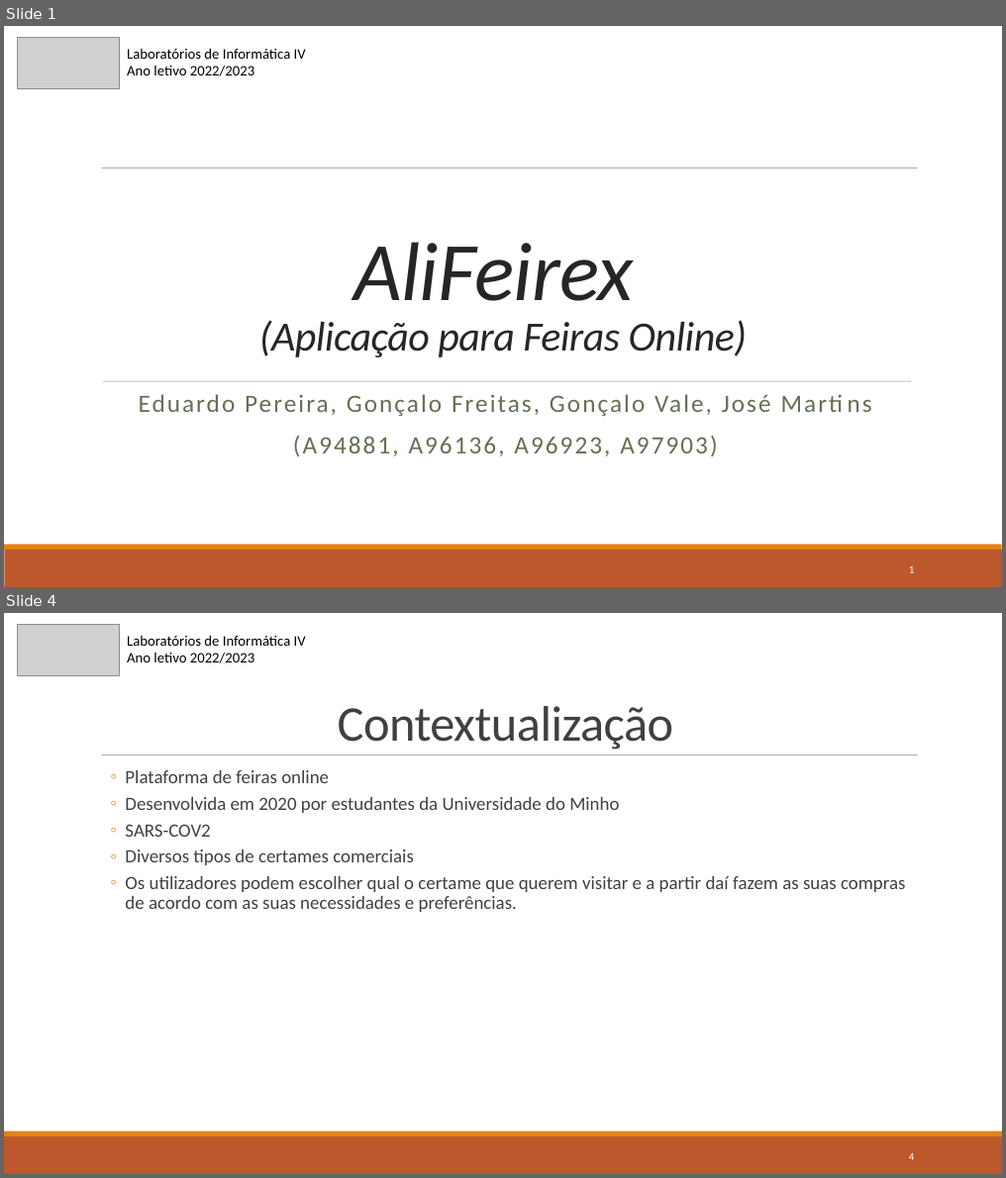
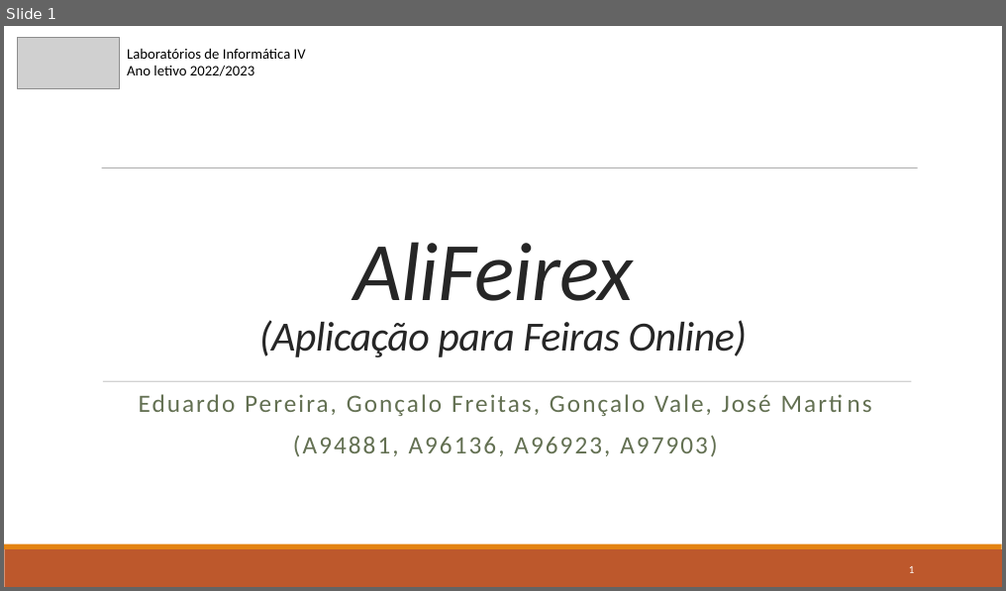
Before and after one commit to gugafreitas/LEI, a slide deck: 3rd/LI4/Entregas Intermédias/Checkpoint1.pptx. Shown one above the other, each under a label of ours: slides 1 and 4 before the commit, slide 1 after it; the slides between them are not shown. The pictures are 1006x1178 and 1006x591 pixels, drawn with LibreOffice and Linux fonts; fonts in the diff are those of the drawing; grey boxes stand for pictures. Boxes give left, top, right and bottom in pixels: in the first picture for what was removed or moved away, otherwise in the second. Text is boxed around its words. In the diff, an @@ line names an element or a change of style, - is before the commit and + after.

```diff
--- a/3rd/LI4/Entregas Intermédias/Checkpoint1.pptx
+++ b/3rd/LI4/Entregas Intermédias/Checkpoint1.pptx
@@ slide 4 removed at [4, 613, 1002, 1174], background #FFFFFF; not listed: 3 template elements that a slide beside it also shows @@
@@ picture removed at [18, 624, 119, 675] @@
@@ text removed at [127, 635, 306, 663] @@
-Laboratórios de Informática IV
-Ano letivo 2022/2023
@@ title removed at [338, 706, 673, 750] @@
-Contextualização
@@ text removed at [125, 770, 905, 912] @@
-◦ Plataforma de feiras online
-◦ Desenvolvida em 2020 por estudantes da Universidade do Minho
-◦ SARS-COV2
-◦ Diversos tipos de certames comerciais
-◦ Os utilizadores podem escolher qual o certame que querem visitar e a partir daí fazem as suas compras de acordo com as suas necessidades e preferências.
@@ page number removed at [909, 1154, 915, 1160] @@
-4
```
Also in this commit, not shown: 1 slide changed, 2 slides added, 8 other slides removed, 1 other file.
